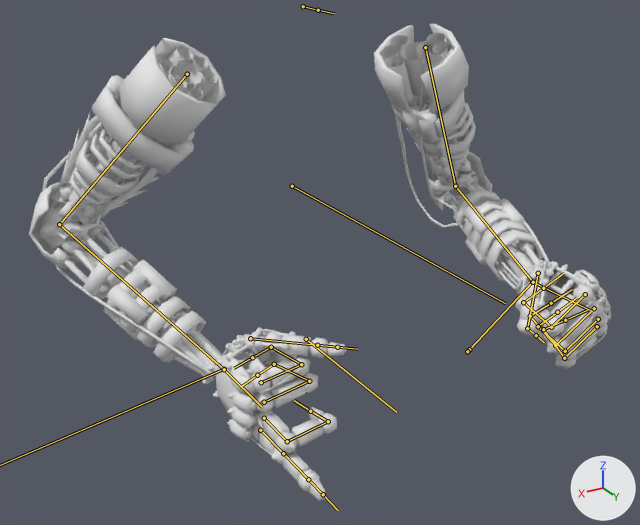
Two versions of the FBX model Art/Assets/atk_jab.fbx, one commit apart.
Before and after are seen from a 50 mm lens placed at (2.06, 3.69, 1.76), pointed at (0.09, 0.4, 0.12). Every picture has the same lights, and +X, +Y and +Z are marked at lower right. Both versions are drawn at frame 1 of the action 'atk_uppercut'; the numbers are the values there. The bones that bend it are drawn over the model as lines.
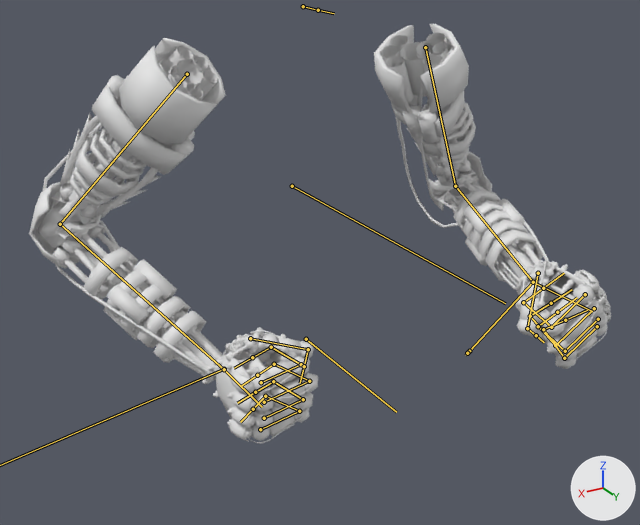
Pixel boxes (x1, y1, x2, y2) of what changed, in the pictures (640 x 525 px):
'mesh', posed (12% shorter): before (29, 24, 611, 501); after (29, 24, 611, 444)
bone 'r_hand_ring1', root to tip: before (264, 418) to (287, 441); after (264, 418) to (303, 399)
bone 'r_hand_pinky1', root to tip: before (260, 430) to (283, 453); after (260, 429) to (299, 411)
bone 'r_hand_pinky2', root to tip: before (283, 453) to (308, 479); after (299, 411) to (265, 396)
bone 'r_hand_pinky3', root to tip: before (308, 479) to (323, 494); after (265, 396) to (253, 409)
bone 'r_hand_thumb1', root to tip: before (250, 338) to (317, 345); after (250, 338) to (308, 349)
bone 'r_hand_thumb2', root to tip: before (317, 345) to (337, 347); after (308, 349) to (304, 366)

Diff of the bpy script that builds the scene:
```diff
--- a/Art/Assets/atk_jab.fbx.py
+++ b/Art/Assets/atk_jab.fbx.py
@@ bone_r_hand_ring1 @@
 bone_r_hand_ring1 = bpy.data.objects['Armature'].pose.bones['r_hand_ring1']  # child of 'r_hand'
-bone_r_hand_ring1.rotation_quaternion = (1.0, 0.0, 0.0, 0.0)  # degrees (0, 0, 0)
+bone_r_hand_ring1.rotation_quaternion = (0.674, 0.027, -0.006, -0.738)  # degrees (3, 2, -95)
@@ bone_r_hand_pinky1 @@
 bone_r_hand_pinky1 = bpy.data.objects['Armature'].pose.bones['r_hand_pinky1']  # child of 'r_hand'
-bone_r_hand_pinky1.rotation_quaternion = (1.0, 0.0, 0.0, 0.0)  # degrees (0, 0, 0)
+bone_r_hand_pinky1.rotation_quaternion = (0.674, 0.027, -0.006, -0.738)  # degrees (3, 2, -95)
@@ bone_r_hand_pinky2 @@
 bone_r_hand_pinky2 = bpy.data.objects['Armature'].pose.bones['r_hand_pinky2']  # child of 'r_hand_pinky1'
-bone_r_hand_pinky2.rotation_quaternion = (1.0, 0.0, 0.0, 0.0)  # degrees (0, 0, 0)
+bone_r_hand_pinky2.rotation_quaternion = (0.616, 0.029, -0.006, -0.787)  # degrees (3, 2, -104)
@@ bone_r_hand_pinky3 @@
 bone_r_hand_pinky3 = bpy.data.objects['Armature'].pose.bones['r_hand_pinky3']  # child of 'r_hand_pinky2'
-bone_r_hand_pinky3.rotation_quaternion = (1.0, 0.0, 0.0, 0.0)  # degrees (0, 0, 0)
+bone_r_hand_pinky3.rotation_quaternion = (0.619, 0.028, -0.006, -0.785)  # degrees (3, 2, -103)
@@ bone_r_hand_thumb1 @@
 bone_r_hand_thumb1 = bpy.data.objects['Armature'].pose.bones['r_hand_thumb1']  # child of 'r_hand'
-bone_r_hand_thumb1.rotation_quaternion = (1.0, 0.0, 0.0, 0.0)  # degrees (0, 0, 0)
-bone_r_hand_thumb1.scale = (1.0, 1.0, 1.0)
+bone_r_hand_thumb1.rotation_quaternion = (0.974, -0.147, 0.02, -0.169)  # degrees (-17, -1, -20)
+bone_r_hand_thumb1.scale = (1.0, 0.86, 1.0)
@@ bone_r_hand_thumb2 @@
 bone_r_hand_thumb2 = bpy.data.objects['Armature'].pose.bones['r_hand_thumb2']  # child of 'r_hand_thumb1'
-bone_r_hand_thumb2.rotation_quaternion = (1.0, 0.0, 0.0, 0.0)  # degrees (0, 0, 0)
+bone_r_hand_thumb2.rotation_quaternion = (0.725, -0.688, 0.0, 0.0)  # degrees (-87, 0, 0)
```
